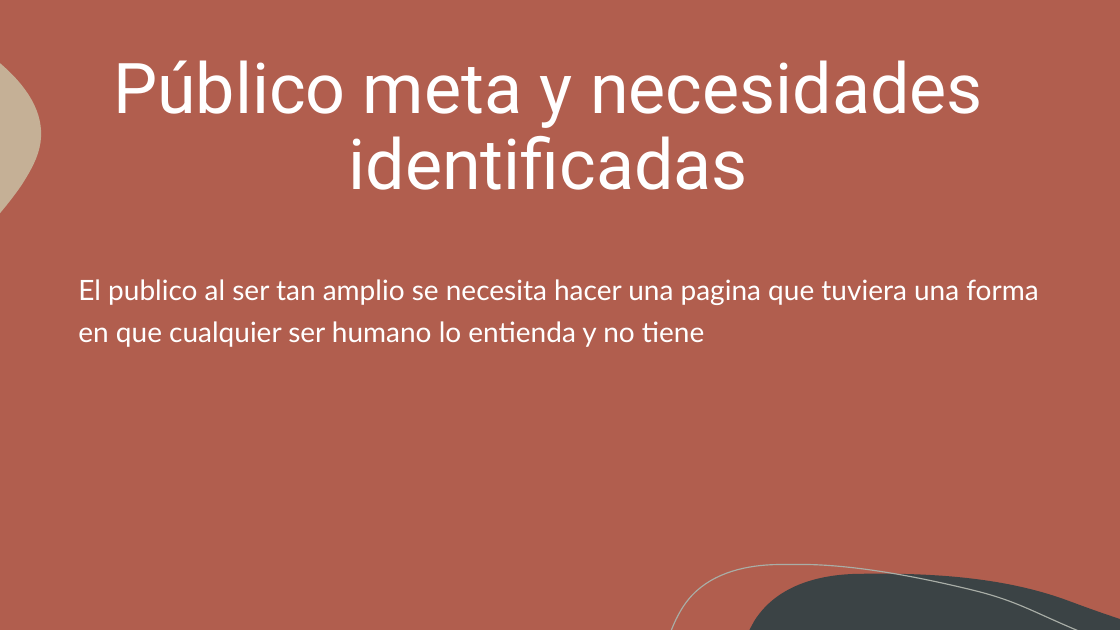
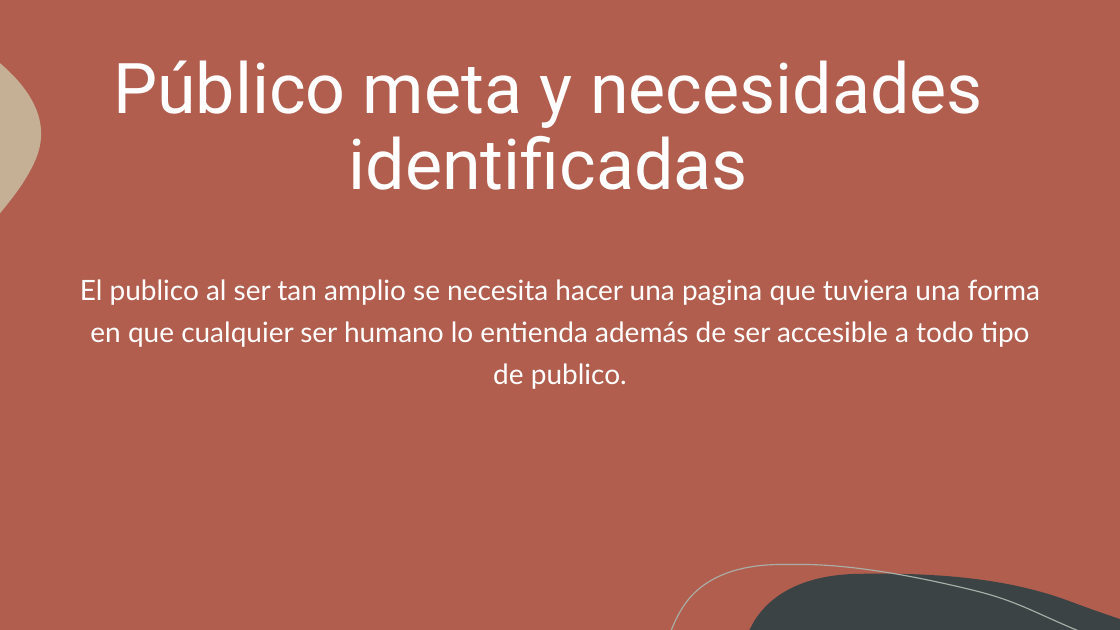
Before and after one commit to Thedragon04/Proyecto_Jafeth, a slide deck: slide 3 of 06_Presentacion/Queque girasol.pptx. Drawn at 1120x630 pixels with LibreOffice and Linux fonts; fonts in the diff are those of the drawing. Boxes give left, top, right and bottom in pixels: in the first picture for what was removed or moved away, otherwise in the second. Text is boxed around its words. In the diff, an @@ line names an element or a change of style, - is before the commit and + after.

```diff
--- a/06_Presentacion/Queque girasol.pptx
+++ b/06_Presentacion/Queque girasol.pptx
@@ text at (80,279,1040,389): text changed @@
-El publico al ser tan amplio se necesita hacer una pagina que tuviera una forma en que cualquier ser humano lo entienda y no tiene
+El publico al ser tan amplio se necesita hacer una pagina que tuviera una forma en que cualquier ser humano lo entienda además de ser accesible a todo tipo de publico.
```
Also in this commit, not shown: 1 other slide changed, 6 slides added, 13 other files.
